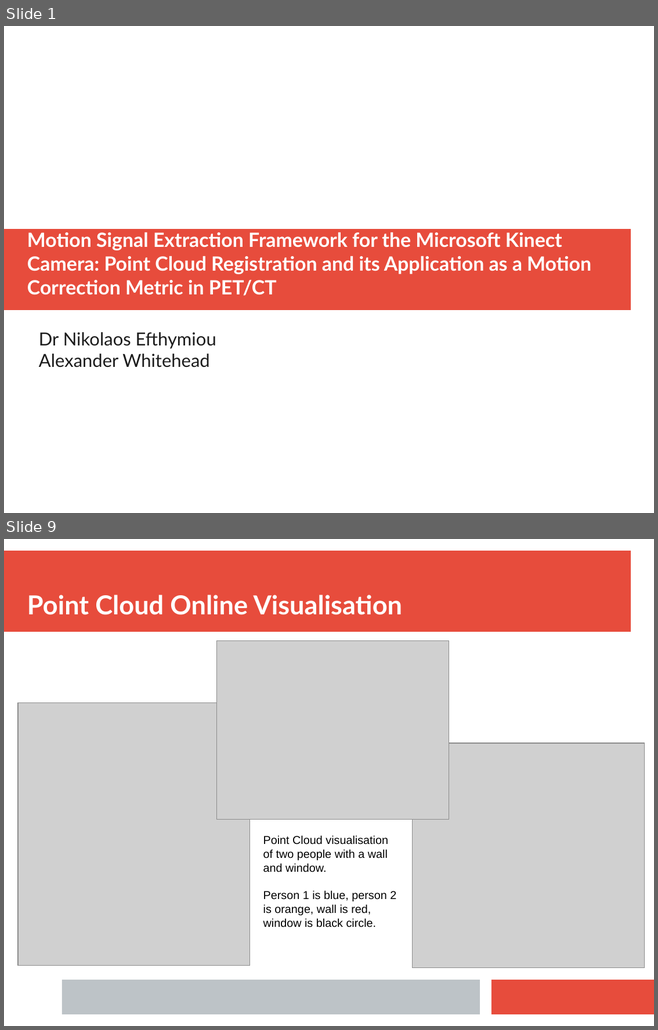
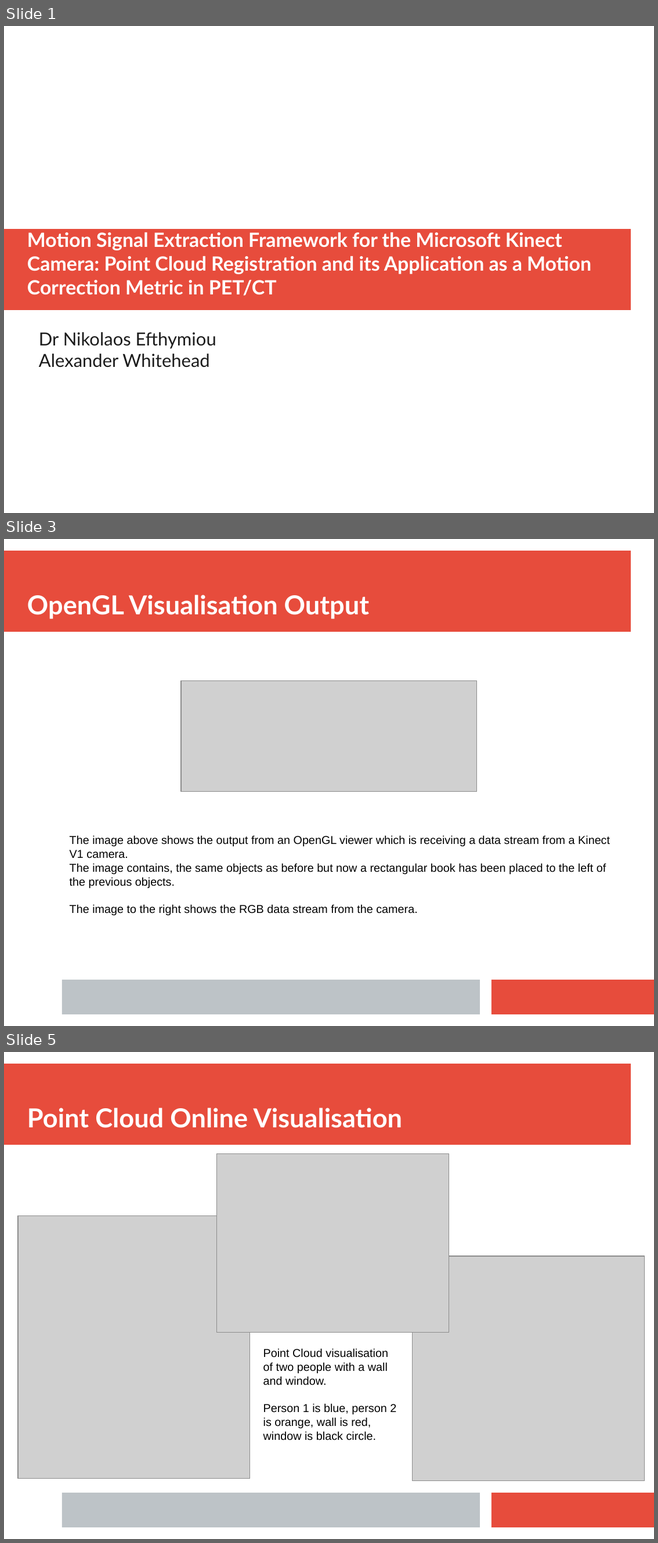
Before and after one commit to ALEXJAZZ008008/MSc-Dissertation, a slide deck: Report/Misc/Journal.odp. Shown one above the other, each under a label of ours: slides 1 and 9 before the commit, slides 1, 3 and 5 after it; the slides between them are not shown. The pictures are 658x1030 and 658x1543 pixels, drawn with LibreOffice and Linux fonts; fonts in the diff are those of the drawing; grey boxes stand for pictures. Boxes give left, top, right and bottom in pixels: in the first picture for what was removed or moved away, otherwise in the second. Text is boxed around its words. In the diff, an @@ line names an element or a change of style, - is before the commit and + after.

```diff
--- a/Report/Misc/Journal.odp
+++ b/Report/Misc/Journal.odp
@@ slide 3 added at [4, 539, 654, 1026], background #FFFFFF; not listed: 3 template elements that a slide beside it also shows @@
@@ text added at [27, 595, 369, 619], 32 pt, text #FFFFFF, bold @@
+OpenGL Visualisation Output
@@ picture added at [181, 681, 477, 792] @@
@@ text added at [70, 835, 610, 915], 14 pt, text #000000 @@
+The image above shows the output from an OpenGL viewer which is receiving a data stream from a Kinect V1 camera.
+The image contains, the same objects as before but now a rectangular book has been placed to the left of the previous objects.
+The image to the right shows the RGB data stream from the camera.
@@ what was slide 9 is now slide 5 @@
```
Also in this commit, not shown: 3 slides changed, 3 other slides added, 2 slides removed, 8 other files.
